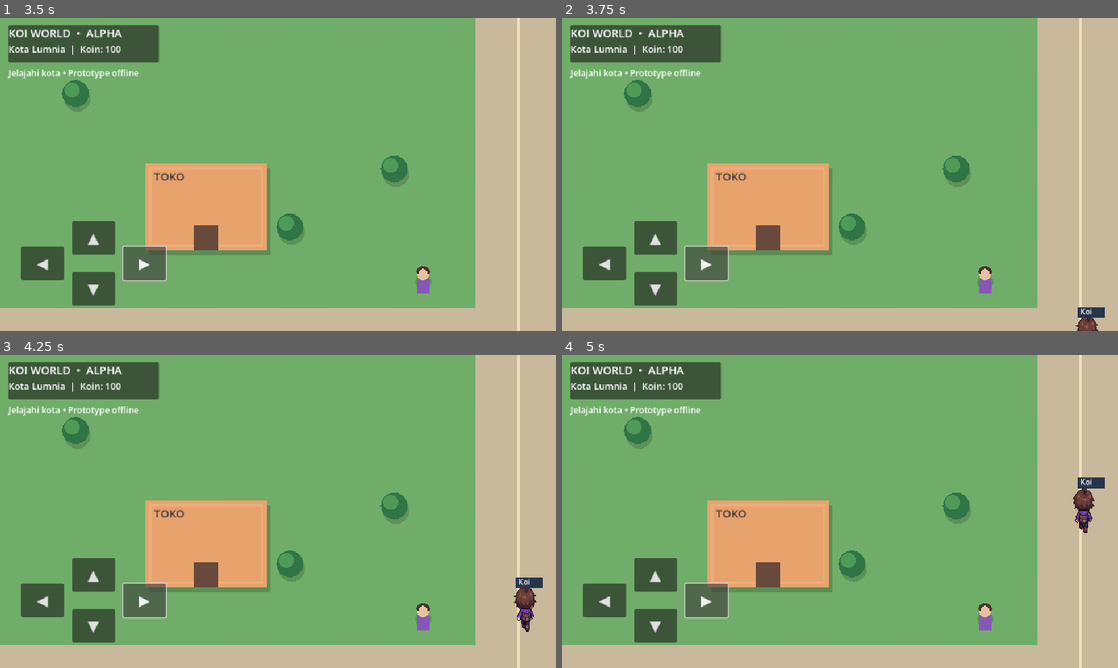
Above: before the commit, frames 1-4 (two rows, left to right).
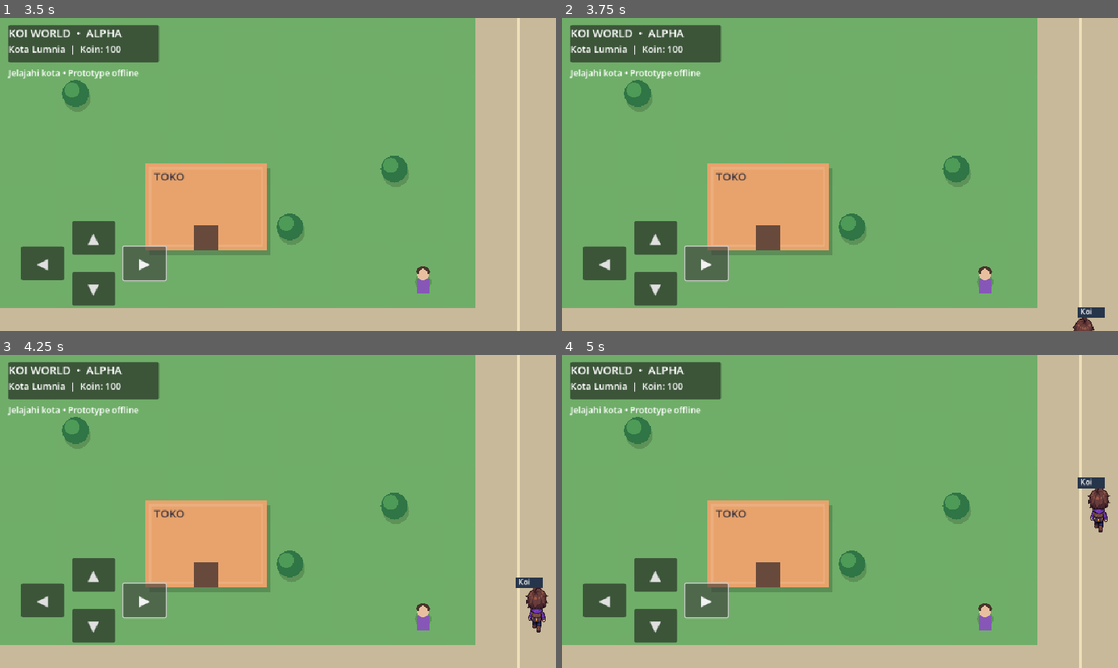
Above: after the commit, the same moments.

Repository: koi-v2/Worldwar
Game: Godot game, scene res://scenes/main.tscn
Same seed, same stepped clock (60 frames per second), same inputs: the game is played once before the commit and once after it.
Inputs:
- Up to frame 1 (3.5 s): click "▲" at 0.5 s; click "▼" at 1.25 s; click "◀" at 2 s; click "▶" at 2.75 s
- Up to frame 2 (3.75 s): tap Enter at 3.5 s; hold Up from 3.53 s (still down)
- Up to frame 3 (4.25 s): keep holding Up
- Up to frame 4 (5 s): keep holding Up

Frame 1 is identical in both runs. In frame 2, 0.1% of the frame differs, in the area x 91-97%, y 95-100%; in frame 3, 0.6%; in frame 4, 0.7%, in the area x 91-99%, y 42-57%.

Commit message:
Smooth player walk animation and sprite movement state

Diff:
--- a/aoi_native/scripts/main.gd
+++ b/aoi_native/scripts/main.gd
@@ -5,7 +5,8 @@
 const KOI_TEXTURE_PATH := "res://assets/file_00000000072882079690a16cbdd8338a.png"
 const SPRITE_COLUMNS := 4
 const SPRITE_ROWS := 4
-const WALK_FPS := 7.0
+const WALK_FPS := 10.0
+const IDLE_BOB_SPEED := 0.0
 
 var player_position := Vector2(900, 600)
 var held_directions: Dictionary = {}
@@ -14,6 +15,7 @@
 var walk_time := 0.0
 var walk_frame := 0
 var facing := "down"
+var is_player_moving := false
 
 func _ready() -> void:
 	if ResourceLoader.exists(KOI_TEXTURE_PATH):
@@ -31,14 +33,15 @@
 		direction.y -= 1.0
 	if Input.is_key_pressed(KEY_DOWN) or Input.is_key_pressed(KEY_S) or held_directions.has("down"):
 		direction.y += 1.0
-	if direction != Vector2.ZERO:
+	is_player_moving = direction != Vector2.ZERO
+	if is_player_moving:
 		player_position += direction.normalized() * PLAYER_SPEED * delta
-		walk_time += delta
-		walk_frame = int(walk_time * WALK_FPS) % 4
 		if absf(direction.x) > absf(direction.y):
 			facing = "right" if direction.x > 0 else "left"
 		else:
 			facing = "down" if direction.y > 0 else "up"
+		walk_time += delta
+		walk_frame = int(walk_time * WALK_FPS) % SPRITE_COLUMNS
 	else:
 		walk_frame = 0
 	player_position.x = clampf(player_position.x, 30.0, WORLD_SIZE.x - 30.0)
@@ -81,10 +84,10 @@
 			"left": row = 1
 			"right": row = 2
 			"up": row = 3
-		var frame := walk_frame if _is_moving() else 0
+		var frame := walk_frame if is_player_moving else 0
 		var source := Rect2(Vector2(frame, row) * cell, cell)
-		var bob := sin(walk_time * 12.0) * 2.0 if _is_moving() else 0.0
-		draw_texture_rect_region(koi_texture, Rect2(player_position - Vector2(size.x / 2.0, size.y / 2.0) + Vector2(0, bob), size), source)
+		# Keep the sprite anchored consistently; frame animation supplies the movement.
+		draw_texture_rect_region(koi_texture, Rect2(player_position - Vector2(size.x / 2.0, size.y / 2.0), size), source)
 	else:
 		draw_circle(player_position + Vector2(0, 8), 18, Color(0, 0, 0, 0.2))
 		draw_circle(player_position, 16, Color("#f5cda7"))
@@ -92,9 +95,6 @@
 		draw_circle(player_position + Vector2(0, -7), 12, Color("#4c342a"))
 	draw_rect(Rect2(player_position + Vector2(-24, -58), Vector2(48, 19)), Color("#26354a"))
 	draw_string(ThemeDB.fallback_font, player_position + Vector2(-19, -45), "Koi", HORIZONTAL_ALIGNMENT_LEFT, -1, 13, Color.WHITE)
-
-func _is_moving() -> bool:
-	return held_directions.size() > 0 or Input.is_key_pressed(KEY_LEFT) or Input.is_key_pressed(KEY_RIGHT) or Input.is_key_pressed(KEY_UP) or Input.is_key_pressed(KEY_DOWN) or Input.is_key_pressed(KEY_A) or Input.is_key_pressed(KEY_D) or Input.is_key_pressed(KEY_W) or Input.is_key_pressed(KEY_S)
 
 func _draw_building(pos: Vector2, size: Vector2, color: Color, title: String) -> void:
 	draw_rect(Rect2(pos + Vector2(7, 9), size), Color(0, 0, 0, 0.18))
